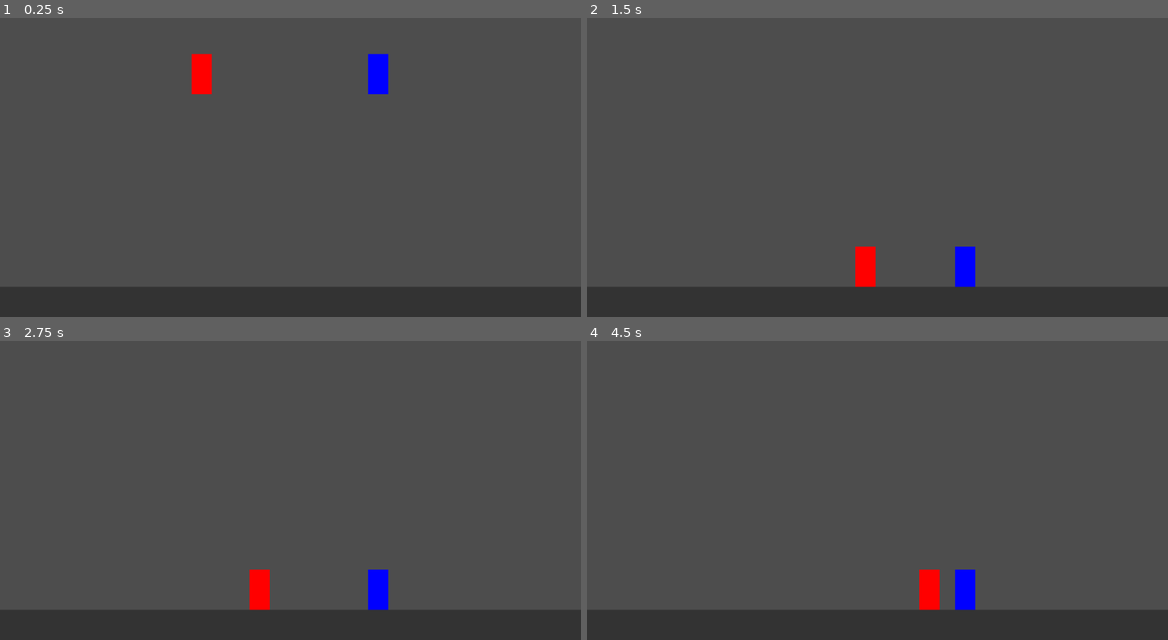
Above: before the commit, frames 1-4 (two rows, left to right).
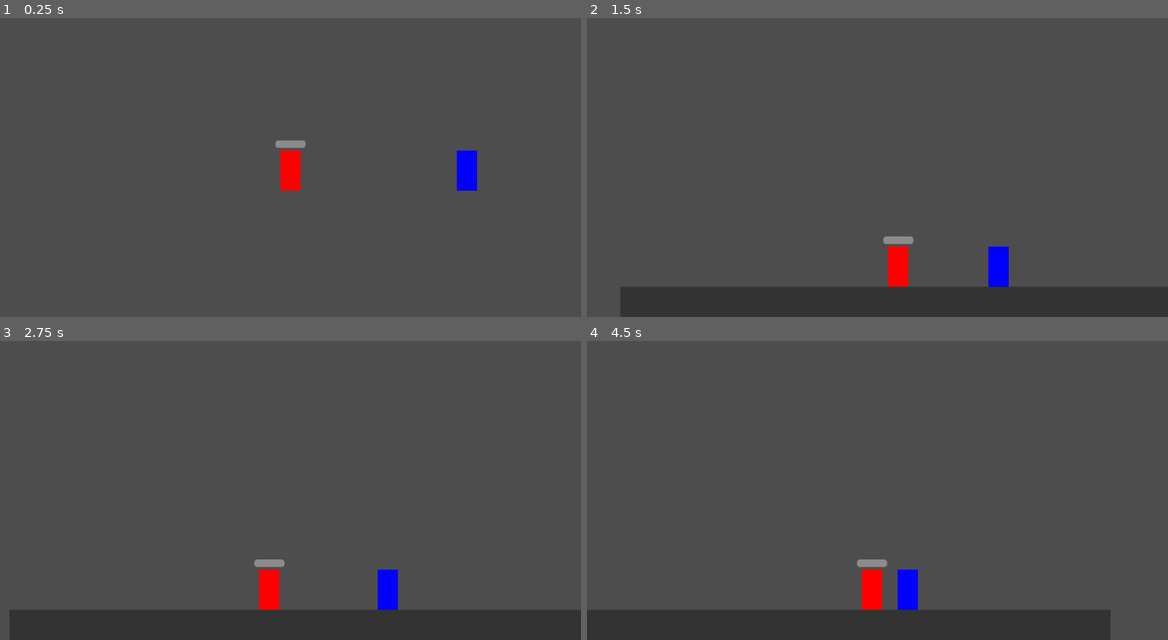
Above: after the commit, the same moments.

Repository: avielshaar/over-powered
Game: Godot game, scene res://arena.tscn
The game is run twice, just before and just after one commit, with the same random seed, the same clock (stepped at 60 frames per second) and the same inputs.
Inputs:
- Up to frame 1 (0.25 s): no input
- Up to frame 2 (1.5 s): tap Enter (ui_accept) at 0.5, 0.77 s; hold Right (ui_right) from 0.53 s (still down)
- Up to frame 3 (2.75 s): tap Enter (ui_accept) at 1.52 s; release Right (ui_right) at 2.03 s; hold Left (ui_left) from 2.03 s (still down)
- Up to frame 4 (4.5 s): release Left (ui_left) at 2.78 s; hold Right (ui_right) 2.78-4.28 s; tap Enter (ui_accept) at 3.02, 3.77 s; hold Left (ui_left) from 4.28 s (still down)

The runs differ from the first frame. In frame 1, 12% of the frame differs, in the area x 0-100%, y 11-100%; in frame 2, 2.6%; in frame 3, 1.2%; in frame 4, 3.0%.

Commit message:
added network combat

Diff:
--- a/game_client/network.gd
+++ b/game_client/network.gd
@@ -58,7 +58,6 @@
 			local_player_id = data.id
 			var current_players = data.players
 			for p_id in current_players:
-				# Spawn everyone EXCEPT the local player
 				if p_id != local_player_id:
 					spawn_network_player(p_id, current_players[p_id])
 		"player_connected":
@@ -70,6 +69,20 @@
 		"player_attacked":
 			if network_players.has(data):
 				network_players[data].play_attack()
+		"player_took_damage":
+			if data.id == local_player_id:
+				var p = arena_node.get_node("Player")
+				p.play_damage_effect()
+				p.update_health(data.health)
+			elif network_players.has(data.id):
+				var np = network_players[data.id]
+				np.play_damage_effect()
+				np.update_health(data.health)
+		"player_died":
+			if data == local_player_id:
+				arena_node.get_node("Player").respawn()
+			elif network_players.has(data):
+				network_players[data].respawn()
 		"player_disconnected":
 			if network_players.has(data):
 				network_players[data].queue_free()
@@ -80,6 +93,7 @@
 		return
 
 	var new_player = network_player_scene.instantiate()
+	new_player.network_id = p_id
 	arena_node.add_child(new_player)
 	new_player.update_data(data)
 	network_players[p_id] = new_player
--- a/game_client/network_player.gd
+++ b/game_client/network_player.gd
@@ -1,21 +1,53 @@
-extends Node2D
+extends CharacterBody2D
 
 @onready var hitbox_rect = $HitboxRect
+@onready var color_rect = $ColorRect
+@onready var health_bar = $HealthBar
+
+var network_id = ""
+var target_position = Vector2.ZERO
+
+func _ready():
+	target_position = position
+
+func _physics_process(delta):
+	position = position.lerp(target_position, 15.0 * delta)
 
 func update_data(data: Dictionary):
-	# Update position based on server data
-	position.x = data.get("x", position.x)
-	position.y = data.get("y", position.y)
+	target_position.x = data.get("x", target_position.x)
+	target_position.y = data.get("y", target_position.y)
 
-	# Update hitbox direction
 	var facing = data.get("facing", "right")
 	if facing == "right":
 		hitbox_rect.position.x = 40
 	else:
 		hitbox_rect.position.x = -40
 
+	# Sync initial health when spawned
+	if data.has("health"):
+		update_health(data.health)
+
 func play_attack():
-	# Flash the attack hitbox momentarily
 	hitbox_rect.show()
 	await get_tree().create_timer(0.2).timeout
 	hitbox_rect.hide()
+
+func take_damage(_amount):
+	Network.send_data("player_hit", {
+		"target_id": network_id
+	})
+
+# --- UI & Network Feedback ---
+
+func update_health(new_health):
+	health_bar.value = new_health
+
+func play_damage_effect():
+	color_rect.color = Color(1, 1, 1, 1)
+	await get_tree().create_timer(0.1).timeout
+	color_rect.color = Color(0, 1, 0, 1)
+
+func respawn():
+	target_position = Vector2(576, 100)
+	position = target_position
+	health_bar.value = 100
--- a/game_client/network_player.tscn
+++ b/game_client/network_player.tscn
@@ -1,9 +1,16 @@
-[gd_scene format=3 uid="uid://netplay12345"]
+[gd_scene load_steps=3 format=3 uid="uid://netplay12345"]
 
 [ext_resource type="Script" path="res://network_player.gd" id="1_script"]
 
-[node name="NetworkPlayer" type="Node2D"]
+[sub_resource type="CapsuleShape2D" id="CapsuleShape2D_body"]
+radius = 20.0
+height = 80.0
+
+[node name="NetworkPlayer" type="CharacterBody2D"]
 script = ExtResource("1_script")
+
+[node name="CollisionShape2D" type="CollisionShape2D" parent="."]
+shape = SubResource("CapsuleShape2D_body")
 
 [node name="ColorRect" type="ColorRect" parent="."]
 offset_left = -20.0
@@ -19,3 +26,11 @@
 offset_right = 30.0
 offset_bottom = 20.0
 color = Color(1, 1, 0, 1)
+
+[node name="HealthBar" type="ProgressBar" parent="."]
+offset_left = -30.0
+offset_top = -60.0
+offset_right = 30.0
+offset_bottom = -45.0
+value = 100.0
+show_percentage = false
--- a/game_client/player.gd
+++ b/game_client/player.gd
@@ -10,11 +10,15 @@
 enum State { IDLE, RUN, JUMP, ATTACK }
 var current_state = State.IDLE
 var is_attacking = false
+var facing_right = true
 
 @onready var hitbox = $Hitbox
+@onready var color_rect = $ColorRect
+@onready var health_bar = $HealthBar
 
 func _ready():
 	hitbox.hide()
+	hitbox.position.x = 40
 
 func _physics_process(delta):
 	if not is_on_floor():
@@ -28,8 +32,6 @@
 
 	move_and_slide()
 	update_state()
-
-	# משדר את הנתונים לשרת בכל פריים
 	broadcast_data()
 
 func handle_movement(delta):
@@ -42,10 +44,11 @@
 	if direction != 0:
 		velocity.x = move_toward(velocity.x, direction * MAX_SPEED, ACCELERATION * delta)
 
-		# כיוון ה-Hitbox
 		if direction > 0:
+			facing_right = true
 			hitbox.position.x = 40
 		elif direction < 0:
+			facing_right = false
 			hitbox.position.x = -40
 	else:
 		velocity.x = move_toward(velocity.x, 0, FRICTION * delta)
@@ -63,7 +66,6 @@
 	hitbox.show()
 	hitbox.monitoring = true
 
-	# משדר לשרת שהשחקן התחיל תקיפה
 	Network.send_data("player_attack", {})
 
 	await get_tree().physics_frame
@@ -90,9 +92,8 @@
 	else:
 		current_state = State.IDLE
 
-# הפונקציה החדשה שאוספת את הנתונים ושולחת אותם
 func broadcast_data():
-	var facing = "right" if hitbox.position.x > 0 else "left"
+	var facing = "right" if facing_right else "left"
 	var state_name = State.keys()[current_state]
 
 	Network.send_data("player_movement", {
@@ -101,3 +102,18 @@
 		"state": state_name,
 		"facing": facing
 	})
+
+# --- UI & Network Feedback ---
+
+func update_health(new_health):
+	health_bar.value = new_health
+
+func play_damage_effect():
+	color_rect.color = Color(1, 1, 1, 1)
+	await get_tree().create_timer(0.1).timeout
+	color_rect.color = Color(1, 0, 0, 1)
+
+func respawn():
+	position = Vector2(576, 100)
+	velocity = Vector2.ZERO
+	health_bar.value = 100
--- a/game_client/player.tscn
+++ b/game_client/player.tscn
@@ -40,3 +40,16 @@
 offset_right = 30.0
 offset_bottom = 20.0
 color = Color(1, 1, 0, 1)
+
+[node name="HealthBar" type="ProgressBar" parent="."]
+offset_left = -30.0
+offset_top = -60.0
+offset_right = 30.0
+offset_bottom = -45.0
+value = 100.0
+show_percentage = false
+
+[node name="Camera2D" type="Camera2D" parent="."]
+position_smoothing_enabled = true
+position_smoothing_speed = 8.0
+limit_bottom = 648
Not shown, changed: realtime_server/server.js
